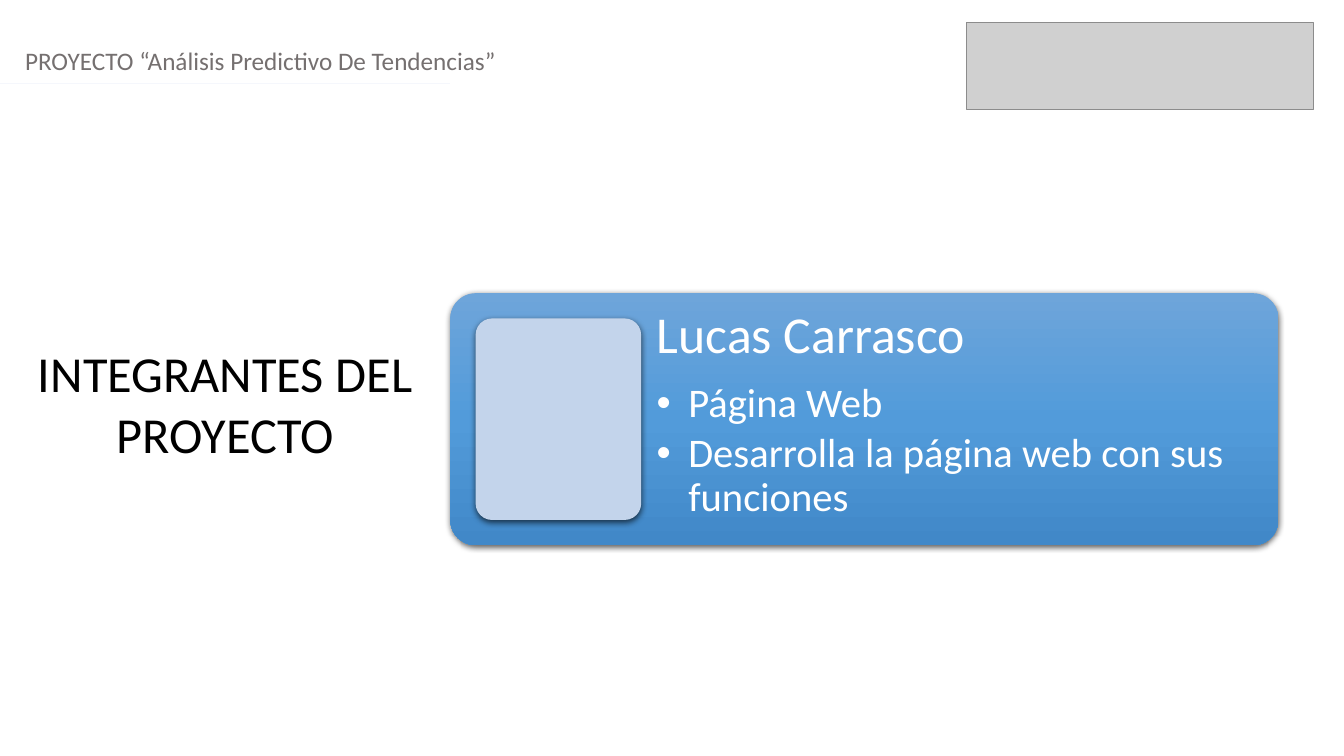
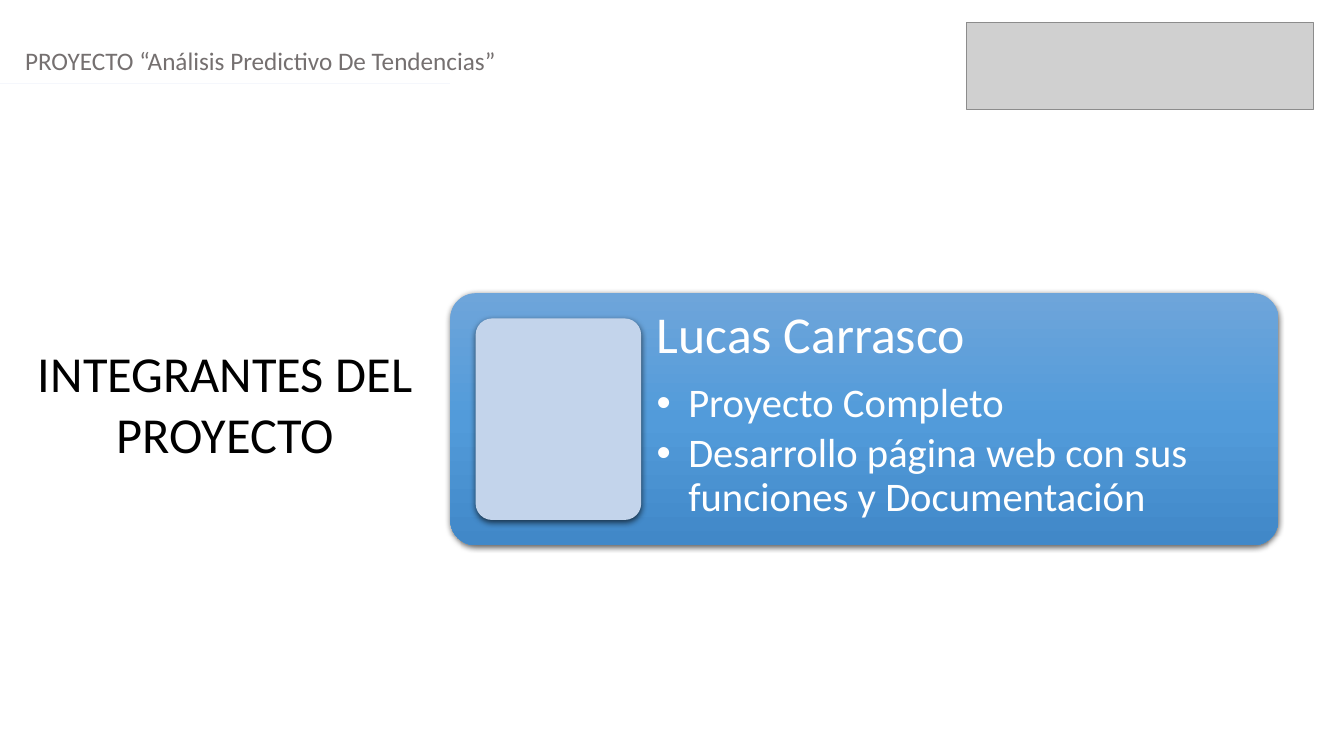
Before and after one commit to LucasCarrasco7/capstone-proyecto, a slide deck: slide 2 of Fase 3 /Evidencia Grupal/Formato Presentación final.pptx. Drawn at 1344x756 pixels with LibreOffice and Linux fonts; fonts in the diff are those of the drawing; grey boxes stand for pictures. Boxes give left, top, right and bottom in pixels: in the first picture for what was removed or moved away, otherwise in the second. Text is boxed around its words. In the diff, an @@ line names an element or a change of style, - is before the commit and + after.

```diff
--- a/Fase 3 /Evidencia Grupal/Formato Presentación final.pptx
+++ b/Fase 3 /Evidencia Grupal/Formato Presentación final.pptx
@@ text at (688,389,1187,518): text changed @@
-  • Página Web
-  • Desarrolla la página web con sus funciones
+  • Proyecto Completo
+  • Desarrollo página web con sus funciones y Documentación
```
Also in this commit, not shown: 8 other slides changed, 1 slide added, 1 slide removed.
